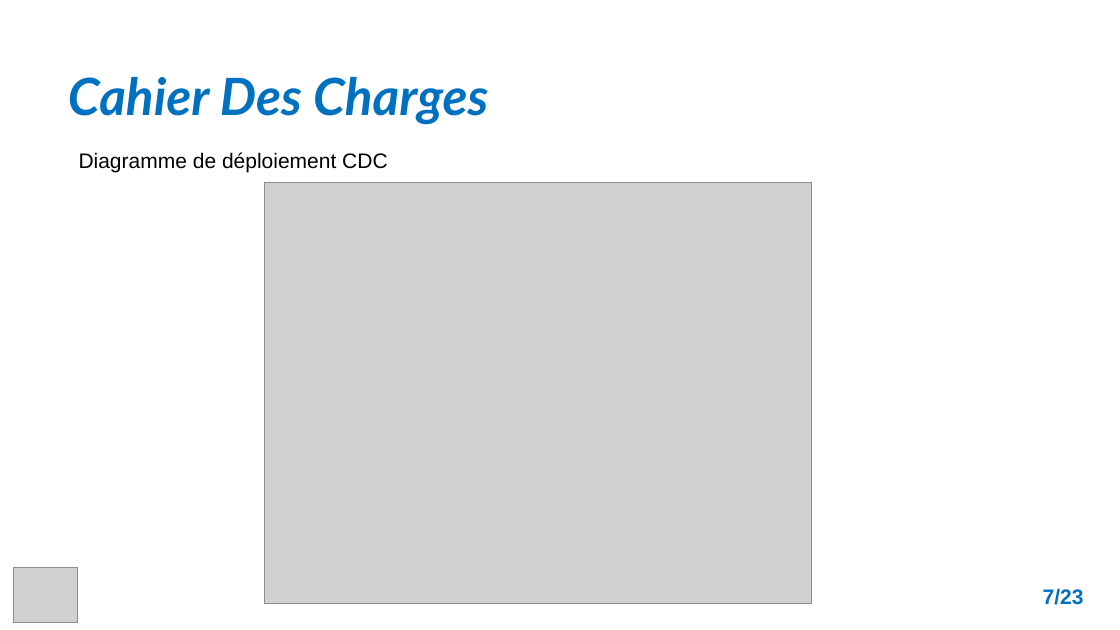
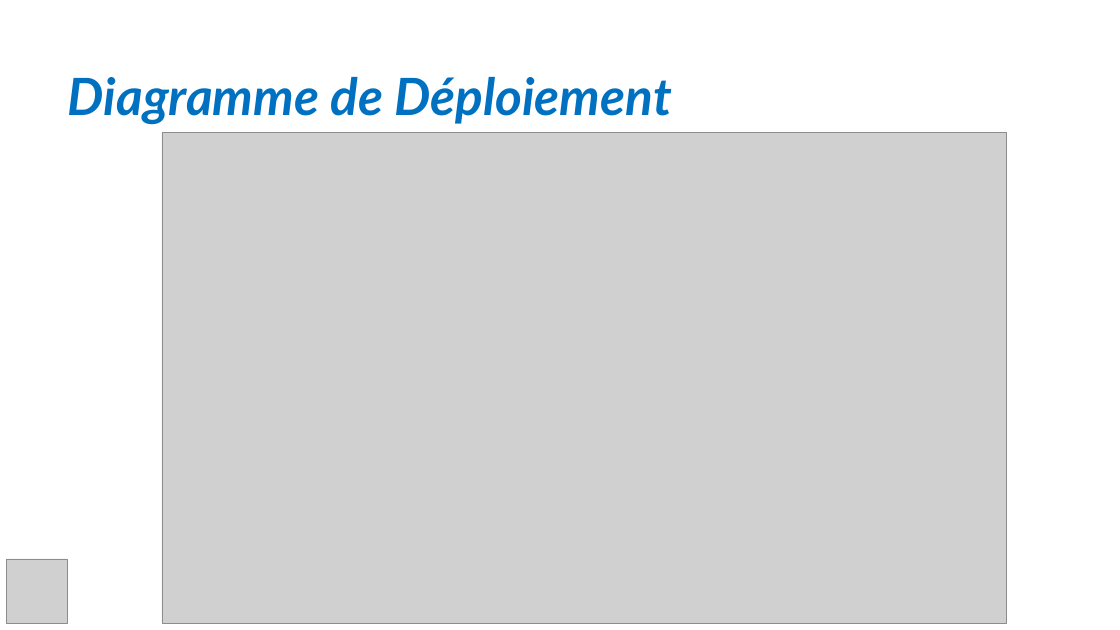
Before and after one commit to AnthonyKTTR67/projet, a slide deck: slide 8 of Rapport_&_Revue/Revue 2/Presentation_Revue_2_KETTERER_Anthony.pptx (slide 7 before the commit). Drawn at 1120x630 pixels with LibreOffice and Linux fonts; fonts in the diff are those of the drawing; grey boxes stand for pictures; background and template pictures are left out. Boxes give left, top, right and bottom in pixels: in the first picture for what was removed or moved away, otherwise in the second. Text is boxed around its words. In the diff, an @@ line names an element or a change of style, - is before the commit and + after.

```diff
--- a/Rapport_&_Revue/Revue 2/Presentation_Revue_2_KETTERER_Anthony.pptx
+++ b/Rapport_&_Revue/Revue 2/Presentation_Revue_2_KETTERER_Anthony.pptx
@@ title at [68,77,672,125]: text changed @@
-Cahier Des Charges
+Diagramme de Déploiement
@@ picture: place and size @@
-picture at [265,183,812,604]
+picture at [162,133,1007,623]
@@ text removed at [79,152,387,172] @@
-Diagramme de déploiement CDC
@@ picture: place and size @@
-picture at [13,568,77,623]
+picture at [6,559,67,623]
@@ text removed at [1043,588,1084,605] @@
-7/23
```
Also in this commit, not shown: 3 other slides changed, 17 slides added, 19 slides removed, 20 other files.
